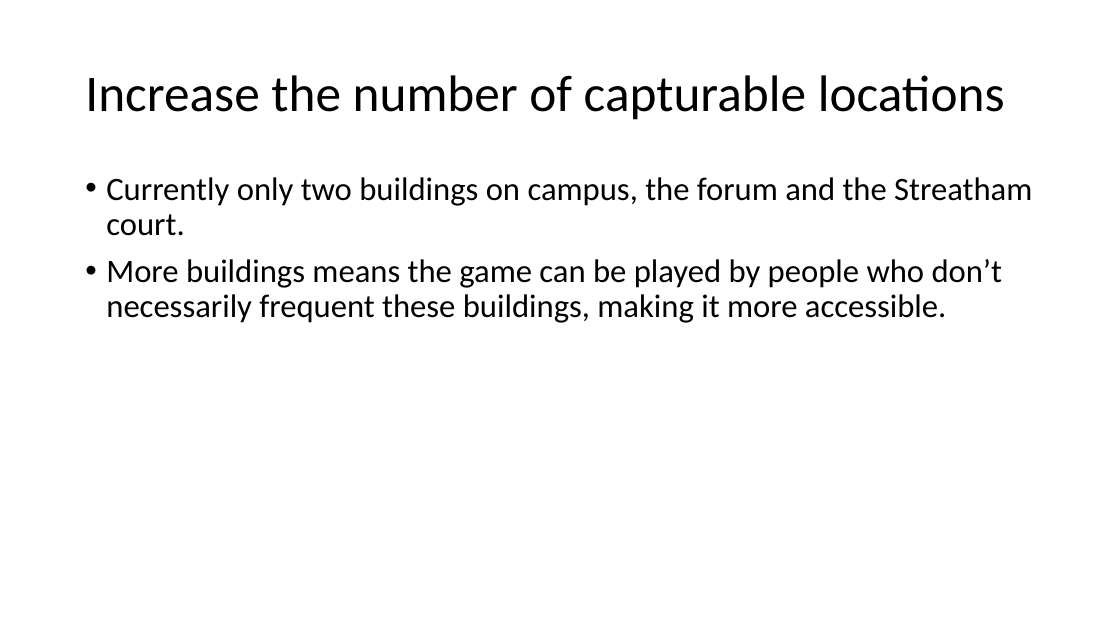
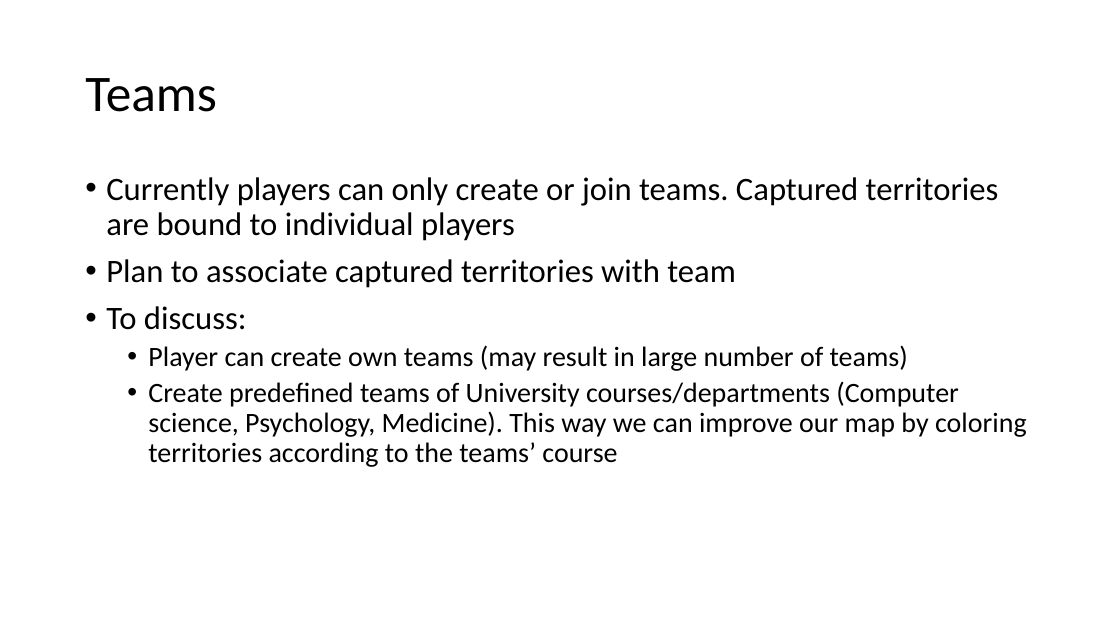
Before and after one commit to Dias2406/king-of-uni, a slide deck: slide 2 of Future developments.pptx (slide 4 before the commit). Drawn at 1120x630 pixels with LibreOffice and Linux fonts; fonts in the diff are those of the drawing. Boxes give left, top, right and bottom in pixels: in the first picture for what was removed or moved away, otherwise in the second. Text is boxed around its words. In the diff, an @@ line names an element or a change of style, - is before the commit and + after.

```diff
--- a/Future developments.pptx
+++ b/Future developments.pptx
@@ title at box(85, 78, 217, 112): text changed @@
-Increase the number of capturable locations
+Teams
@@ text at box(106, 177, 1027, 467): text changed; size 28 to 24 pt @@
-• Currently only two buildings on campus, the forum and the Streatham court.
-• More buildings means the game can be played by people who don’t necessarily frequent these buildings, making it more accessible.
+• Currently players can only create or join teams. Captured territories are bound to individual players
+• Plan to associate captured territories with team
+• To discuss:
+  • Player can create own teams (may result in large number of teams)
+  • Create predefined teams of University courses/departments (Computer science, Psychology, Medicine). This way we can improve our map by coloring territories according to the teams’ course
```
Also in this commit, not shown: 3 other slides changed.
